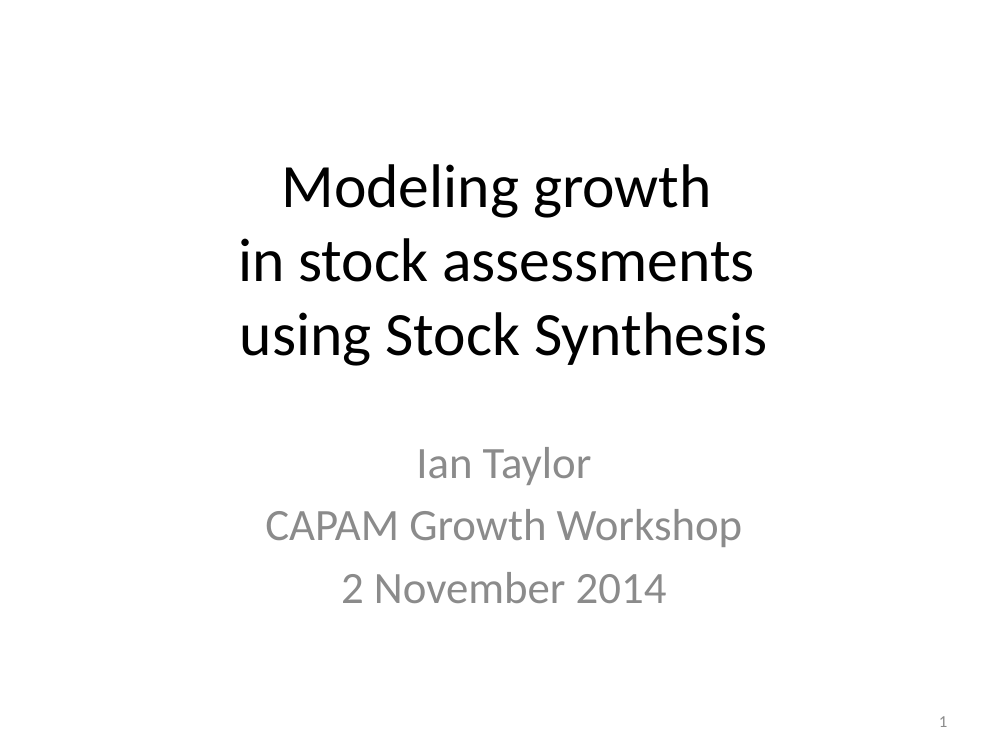
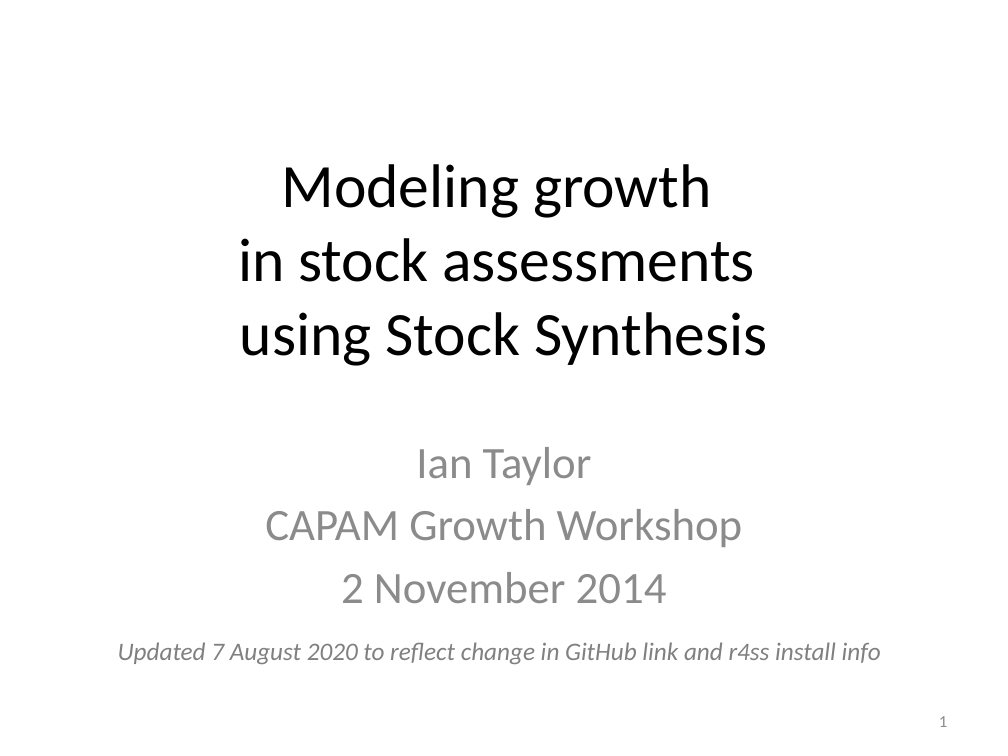
Before and after one commit to iantaylor-NOAA/SSgrowth, a slide deck: slide 1 of Modeling growth in SS.pptx. Drawn at 1008x756 pixels with LibreOffice and Linux fonts; fonts in the diff are those of the drawing. Boxes give left, top, right and bottom in pixels: in the first picture for what was removed or moved away, otherwise in the second. Text is boxed around its words. In the diff, an @@ line names an element or a change of style, - is before the commit and + after.

Commit message:
update github link and r4ss status in powerpoint file

```diff
--- a/Modeling growth in SS.pptx
+++ b/Modeling growth in SS.pptx
@@ text added at bbox=[118, 642, 881, 664], 18 pt, text #808080, italic @@
+Updated 7 August 2020 to reflect change in GitHub link and r4ss install info
```
Also in this commit, not shown: 2 other slides changed.
